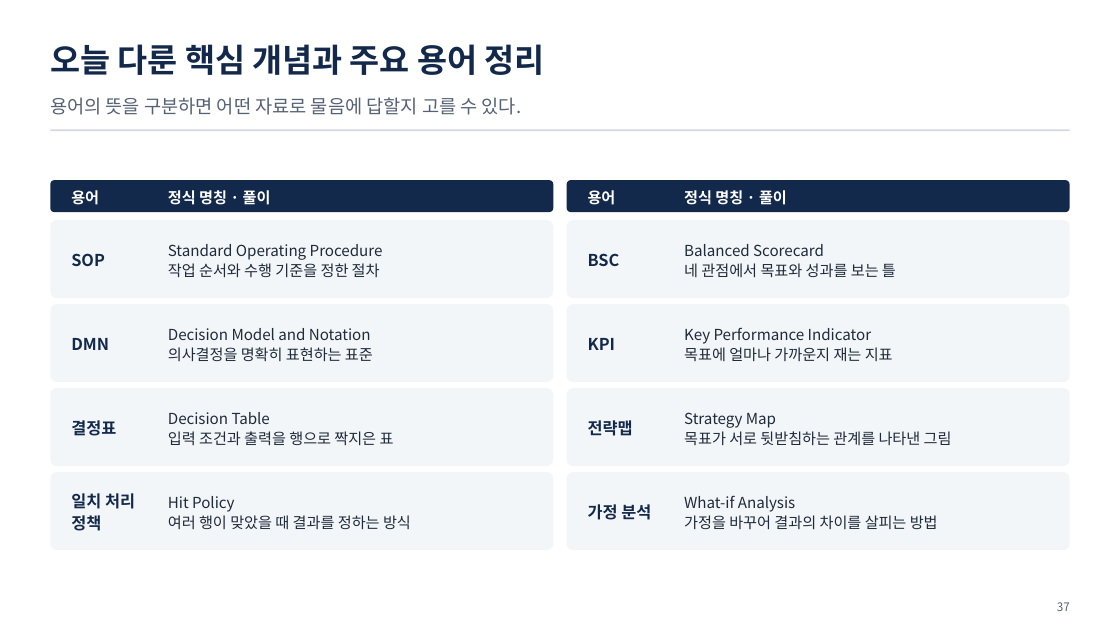
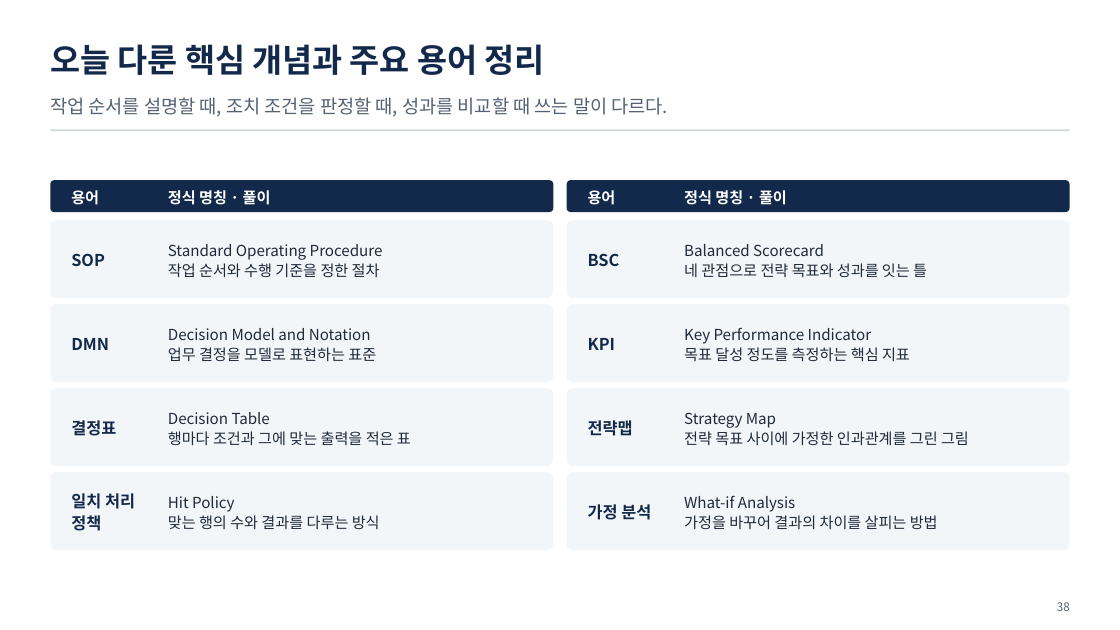
Before and after one commit to uengine-oss/hyd-iot-edu, a slide deck: slide 38 of workspace/강의제작/산출물/통합반/이론_오프라인/03회차/통합반_오프라인_03회차.pptx (slide 37 before the commit). Drawn at 1120x630 pixels with LibreOffice and Linux fonts; fonts in the diff are those of the drawing. Boxes give left, top, right and bottom in pixels: in the first picture for what was removed or moved away, otherwise in the second. Text is boxed around its words. In the diff, an @@ line names an element or a change of style, - is before the commit and + after.

Commit message:
통합반 3회차 현장 24~38장 성과 비교와 복습 화면과 발표자 노트를 교재 원본에 맞춘다

```diff
--- a/workspace/강의제작/산출물/통합반/이론_오프라인/03회차/통합반_오프라인_03회차.pptx
+++ b/workspace/강의제작/산출물/통합반/이론_오프라인/03회차/통합반_오프라인_03회차.pptx
@@ text at (50, 97, 669, 117): text changed @@
-용어의 뜻을 구분하면 어떤 자료로 물음에 답할지 고를 수 있다.
+작업 순서를 설명할 때, 조치 조건을 판정할 때, 성과를 비교할 때 쓰는 말이 다르다.
@@ text at (684, 263, 927, 277): text changed @@
-네 관점에서 목표와 성과를 보는 틀
+네 관점으로 전략 목표와 성과를 잇는 틀
@@ text at (168, 347, 376, 361): text changed @@
-의사결정을 명확히 표현하는 표준
+업무 결정을 모델로 표현하는 표준
@@ text at (684, 347, 910, 361): text changed @@
-목표에 얼마나 가까운지 재는 지표
+목표 달성 정도를 측정하는 핵심 지표
@@ text at (168, 431, 411, 445): text changed @@
-입력 조건과 출력을 행으로 짝지은 표
+행마다 조건과 그에 맞는 출력을 적은 표
@@ text at (684, 431, 969, 445): text changed @@
-목표가 서로 뒷받침하는 관계를 나타낸 그림
+전략 목표 사이에 가정한 인과관계를 그린 그림
@@ text at (168, 515, 380, 530): text changed @@
-여러 행이 맞았을 때 결과를 정하는 방식
+맞는 행의 수와 결과를 다루는 방식
@@ text at (1057, 602, 1070, 611): text changed @@
-37
+38
```
Also in this commit, not shown: 13 other slides changed, 1 slide added, 9 other files.
